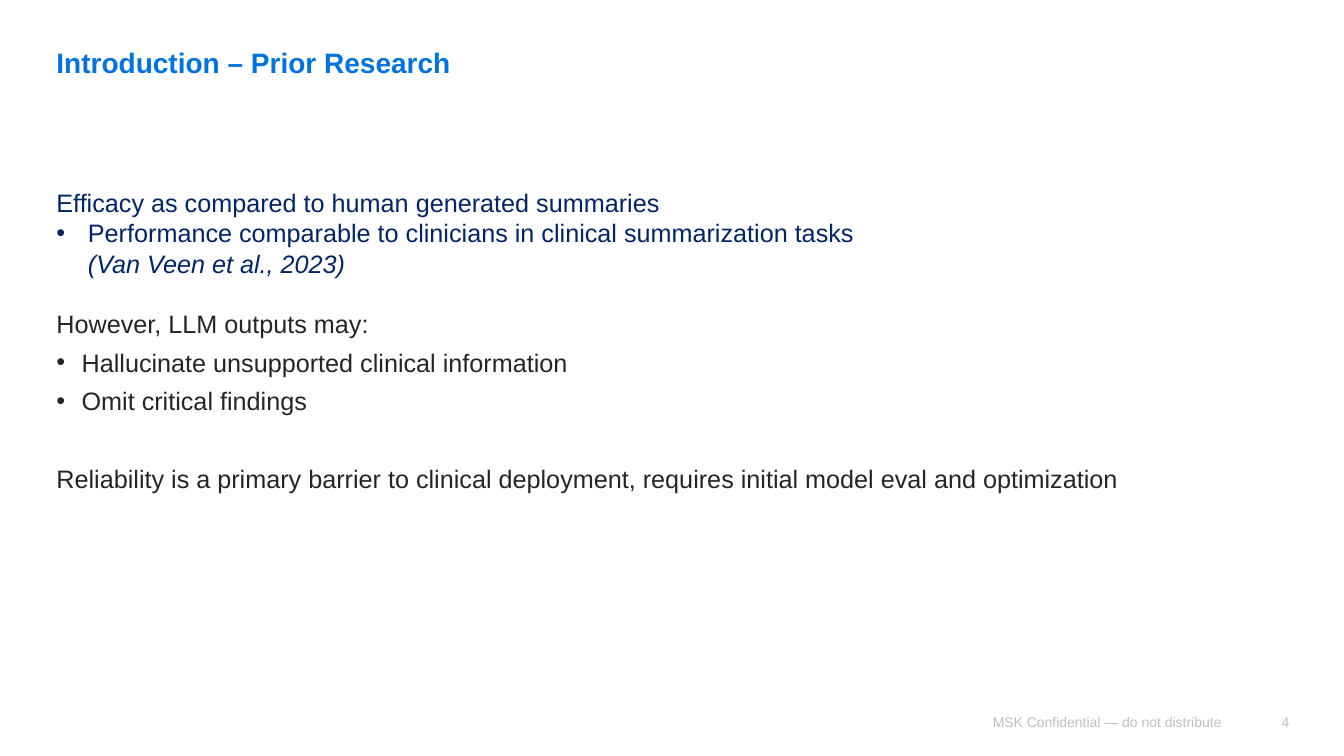
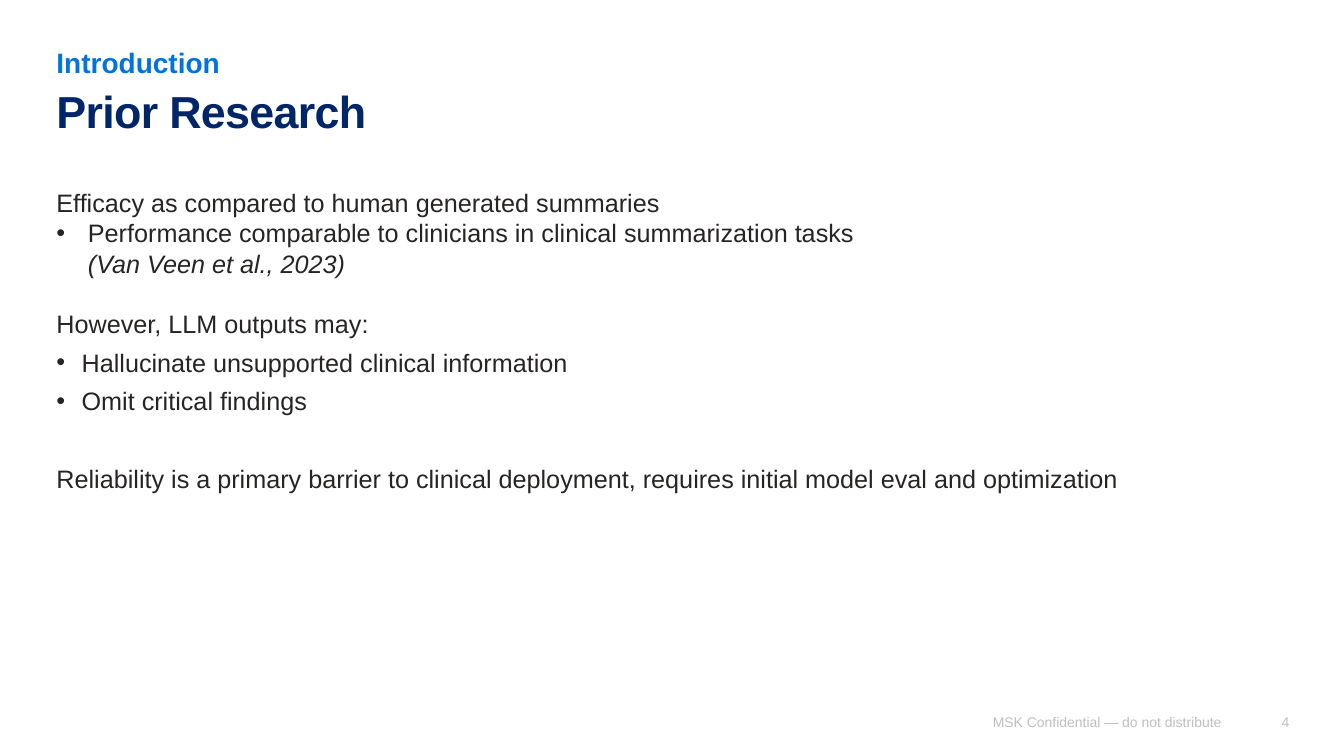
Before and after one commit to Robertjam954/llm_summarization_br_ca, a slide deck: slide 4 of conferences/cornell_spring_wip/llm_summary_validation_presentation.pptx. Drawn at 1344x756 pixels with LibreOffice and Linux fonts; fonts in the diff are those of the drawing. Boxes give left, top, right and bottom in pixels: in the first picture for what was removed or moved away, otherwise in the second. Text is boxed around its words. In the diff, an @@ line names an element or a change of style, - is before the commit and + after.

```diff
--- a/conferences/cornell_spring_wip/llm_summary_validation_presentation.pptx
+++ b/conferences/cornell_spring_wip/llm_summary_validation_presentation.pptx
@@ text at (56, 52, 219, 74): text changed @@
-Introduction – Prior Research
+Introduction
@@ title added at (56, 95, 366, 129), 32 pt, text #002569, bold @@
+Prior Research
@@ text at (56, 193, 854, 278): text colour #002569 to #272524 in "Efficacy as compared to human generated summaries", "Performance comparable to clinicians in clinical summarizati ..." @@
```
Also in this commit, not shown: 5 other slides changed, 1 slide added, 1 slide removed, 24 other files.
